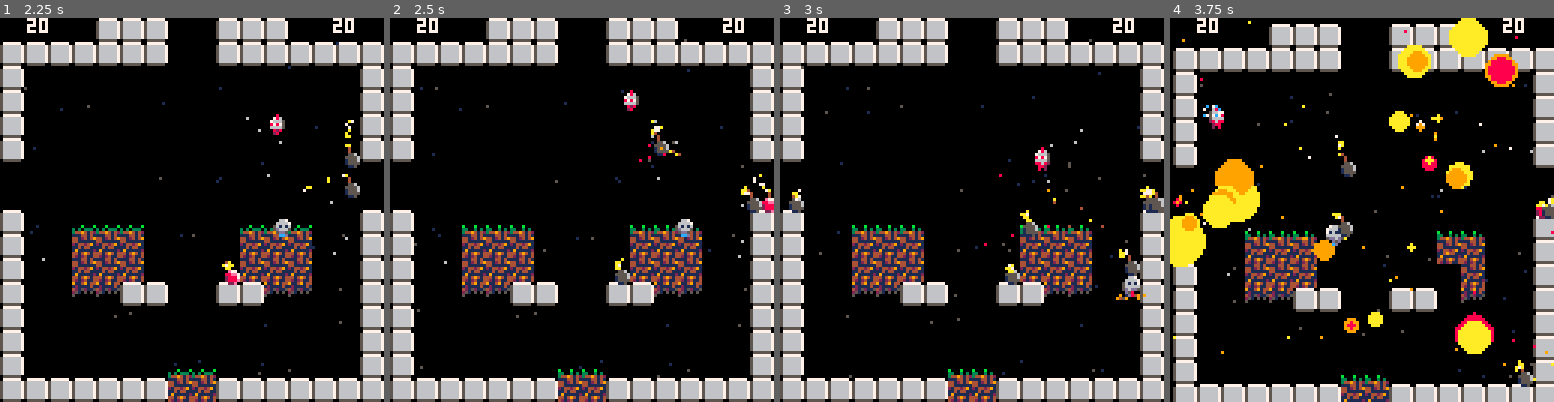
Above: before the commit, frames 1-4 (left to right).
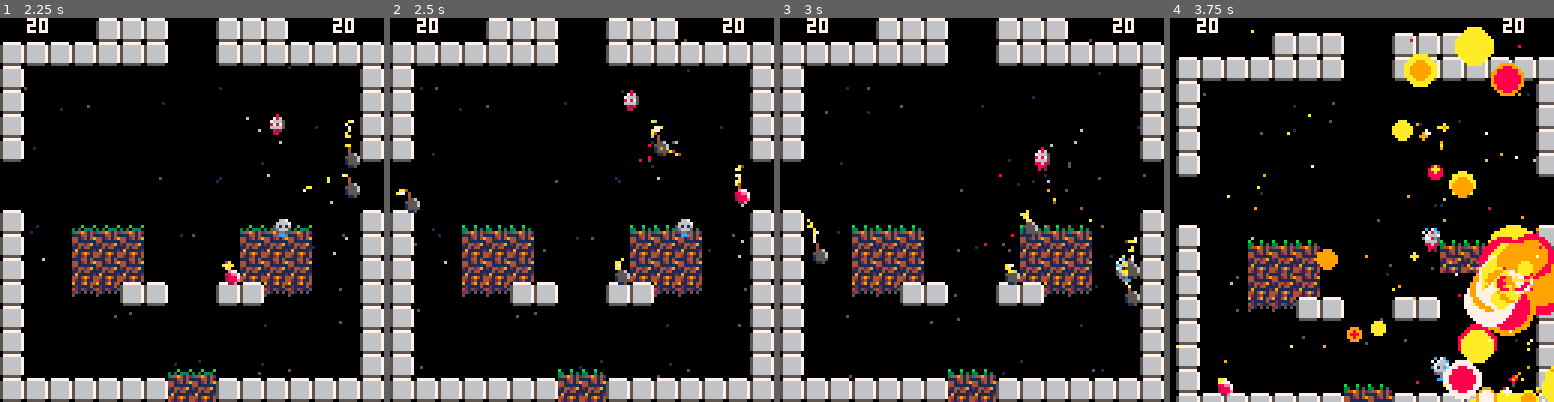
Above: after the commit, the same moments.

Repository: lkingsford/pico8-projects
Game: PICO-8 cartridge plat1.p8
The game is run twice, just before and just after one commit, with the same random seed, the same clock (stepped at 60 frames per second) and the same inputs.
Inputs:
- Up to frame 1 (2.25 s): tap X (X key) at 0.33, 1.07, 1.85 s; tap O (Z key) at 0.7, 1.7, 2.1 s; hold Right 1.6-2.1 s; hold Up from 2.15 s (still down)
- Up to frame 2 (2.5 s): release Up at 2.42 s; hold Right from 2.47 s (still down)
- Up to frame 3 (3 s): keep holding Right; tap O (Z key) at 2.5, 2.9 s; tap X (X key) at 2.97 s
- Up to frame 4 (3.75 s): release Right at 3.03 s; hold Left 3.08-3.58 s; tap O (Z key) at 3.3, 3.7 s; hold Down from 3.63 s (still down)

Frame 1 is identical in both runs. In frame 2, 0.7% of the frame differs, in the area x 1-100%, y 38-51%; in frame 3, 1.3%; in frame 4, 34%, in the area x 0-100%, y 0-100%.

Commit message:
Fixed repeatedly hit bug

Diff:
--- a/plat1.p8
+++ b/plat1.p8
@@ -286,6 +286,10 @@
 			end
 		end
 	end
+end
+
+function add_no_hit(actor, to_add)
+	add(actor.no_hit, {t=15, actor=to_add})
 end
 
 function near_int(x)
@@ -362,27 +366,34 @@
 				a.dx = 0
 				a.on_floor = true
 			end
-			if a.recent_thrower != nil then
-				a.throw_time -= 1
-				if a.throw_time == 0 then a.recent_thrower = nil end
+			for na in all(a.no_hit) do
+				na.t -= 1
+				if na.t <= 0 then del(a.no_hit, na) end
 			end
 			-- Check if hit another actor that can be knocked out
 			for i in all(actors) do
 				if i != a and a.knocked != 0 then
 					local speed = distance(a.dx, a.dy)
-					if distance(i.x, i.y, a.x, a.y) < 8 and speed > 0 and a.recent_thrower != i then
-						a.collide(a)
-						i.dx = (a.dx * a.weight + i.dx * i.weight) / 2
-						i.dy = (a.dy * a.weight + i.dy * i.weight) / 2
-						if i.knocked >= 0 then
-							i.knocked += 20
-							sfx(5)
+					if distance(i.x, i.y, a.x, a.y) < 8 and speed > 0 then
+						local no_hit_applies = false
+						for no_hit_i in all(a.no_hit) do
+							if no_hit_i.actor == i then no_hit_applies = true end
 						end
-						a.dx = 0
-						a.dy = 0
-						a.recent_thrower = i
-						a.throw_time = 45
-						actor_damaged(i, a.hit_damage)
+						if not no_hit_applies then
+							a.collide(a)
+							i.dx = (a.dx * a.weight + i.dx * i.weight) / 2
+							i.dy = (a.dy * a.weight + i.dy * i.weight) / 2
+							if i.knocked >= 0 then
+								i.knocked += 20
+								sfx(5)
+							end
+							a.dx = 0
+							a.dy = 0
+							add_no_hit(a, i)
+							add_no_hit(i, a)
+							a.throw_time = 45
+							actor_damaged(i, a.hit_damage)
+						end
 					end
 				end
 			end
@@ -480,7 +491,7 @@
 	a.holding = nil
 	item.dx = sgn(a.dx) * .5
 	item.dy = 0
-	item.recent_thrower = a
+	add_no_hit(item, a)
 	item.throw_time = 0.5
 	if check_collide(item.x, item.y) then
 		item.x = a.x
@@ -498,11 +509,11 @@
 
 function throw_item(a, b, up)
 	b = b or a.holding
+	add_no_hit(b, a)
 	b.held_by = nil
 	a.holding = nil
 	b.dx = a.dx + sgn(a.dx) * 3
 	b.dy = a.dy - 3
-	b.recent_thrower = a
 	b.throw_time = 0.5
 	if up then
 		b.dy -= 3
@@ -548,6 +559,7 @@
 	local b = bomb(actor)
 	b.x = actor.x
 	b.y = actor.y
+	b.no_hit = {{t=10,actor=actor}}
 	if drop then
 		pick_item(actor, b)
 		drop_item(actor)
@@ -695,7 +707,8 @@
 		held_value = -1, // Desiribility, if held
 		history = {},
 		color = 7,
-		damaged = none
+		damaged = none,
+		no_hit = {}
 	}
 end
 
Not shown, added: .gitignore
Not shown, added: plat1v2.p8.png
